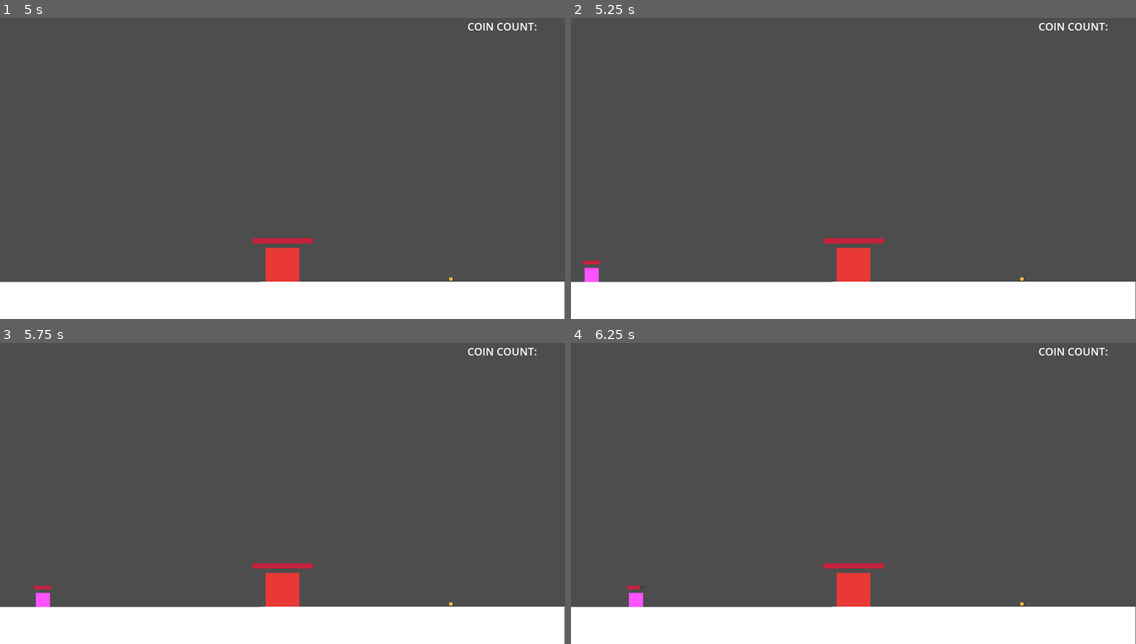
Above: before the commit, frames 1-4 (two rows, left to right).
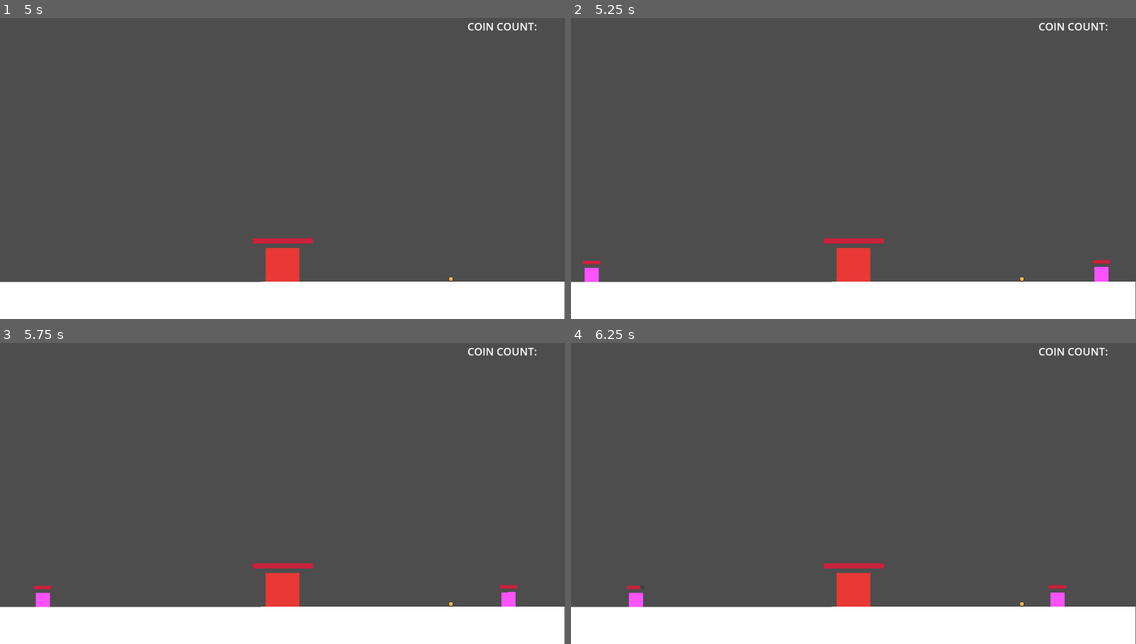
Above: after the commit, the same moments.

Repository: Caneris/Foxhold
Game: Godot game, scene res://scenes/main.tscn
Two runs of this game, one before a commit and one after it. Both use one fixed random seed, a clock stepped at 60 frames per second and the inputs below.
Inputs (mouse positions are in pixels of both pictures, inside the frame that each line leads up to):
- Up to frame 1 (5 s): tap Enter at 0.5, 2, 3.5 s; drag from (197, 279) to (339, 90) at 0.52 s; tap Space at 1.25, 2.75, 4.25 s; drag from (169, 177) to (282, 264) at 1.27 s; move the mouse to (339, 90) at 2.02 s; click (339, 90) at 2.17 s; drag from (254, 222) to (113, 111) at 2.77 s; move the mouse to (452, 207) at 3.52 s; click (452, 207) at 3.67 s; drag from (113, 111) to (282, 264) at 4.27 s
- Up to frame 2 (5.25 s): move the mouse to (881, 159) at 5.02 s; click (881, 159) at 5.17 s
- Up to frame 3 (5.75 s): no input
- Up to frame 4 (6.25 s): drag from (616, 598) to (740, 502) at 5.77 s

Frame 1 is identical in both runs. In frame 2, 0.2% of the frame differs, in the area x 92-96%, y 80-88%; in frame 3, 0.2%; in frame 4, 0.2%.

Commit message:
make enemies spawn from both sides

Diff:
--- a/scripts/enemy_spawner.gd
+++ b/scripts/enemy_spawner.gd
@@ -37,7 +37,12 @@
 	enemy_container = get_node_or_null(enemy_container_path)
 
 func _on_spawn_timer_timeout() -> void:
+	spawn_enemy(0)
+	spawn_enemy(1)
+
+
+func spawn_enemy(spawn_index) -> void:
 	var enemy := enemy_scene.instantiate()
 	enemy_container.add_child(enemy)
 	enemy_container.move_child(enemy, 0)
-	enemy.global_position = spawn_points[0].global_position
+	enemy.global_position = spawn_points[spawn_index].global_position
Not shown: 1 places in scenes/coin.tscn that only renumber resources
